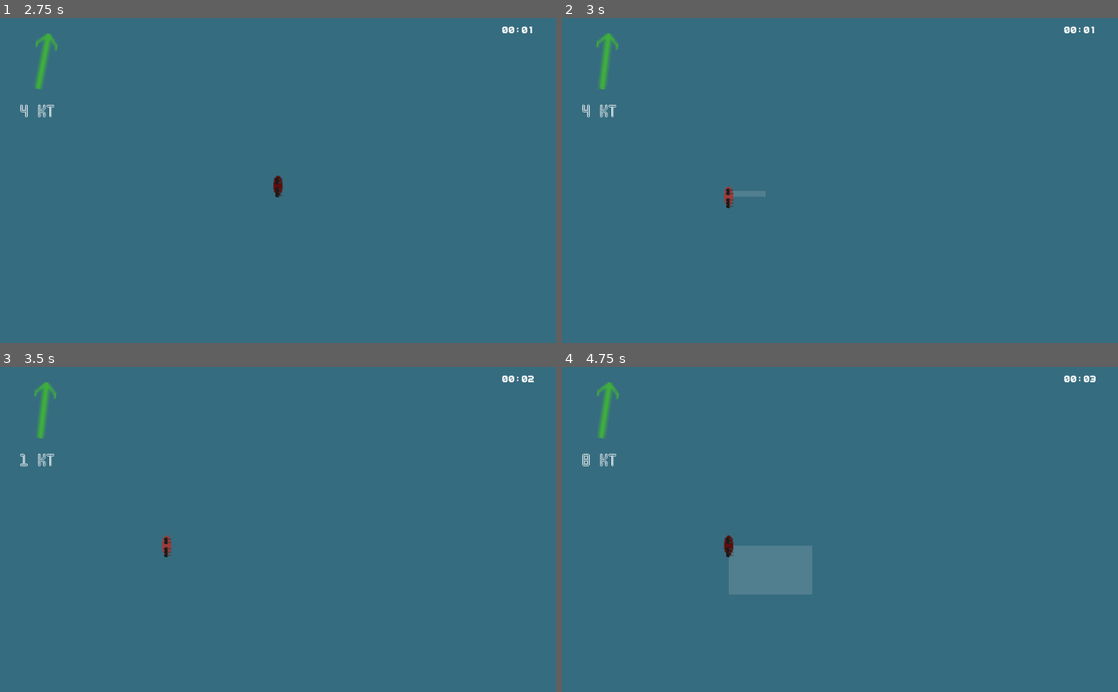
Above: before the commit, frames 1-4 (two rows, left to right).
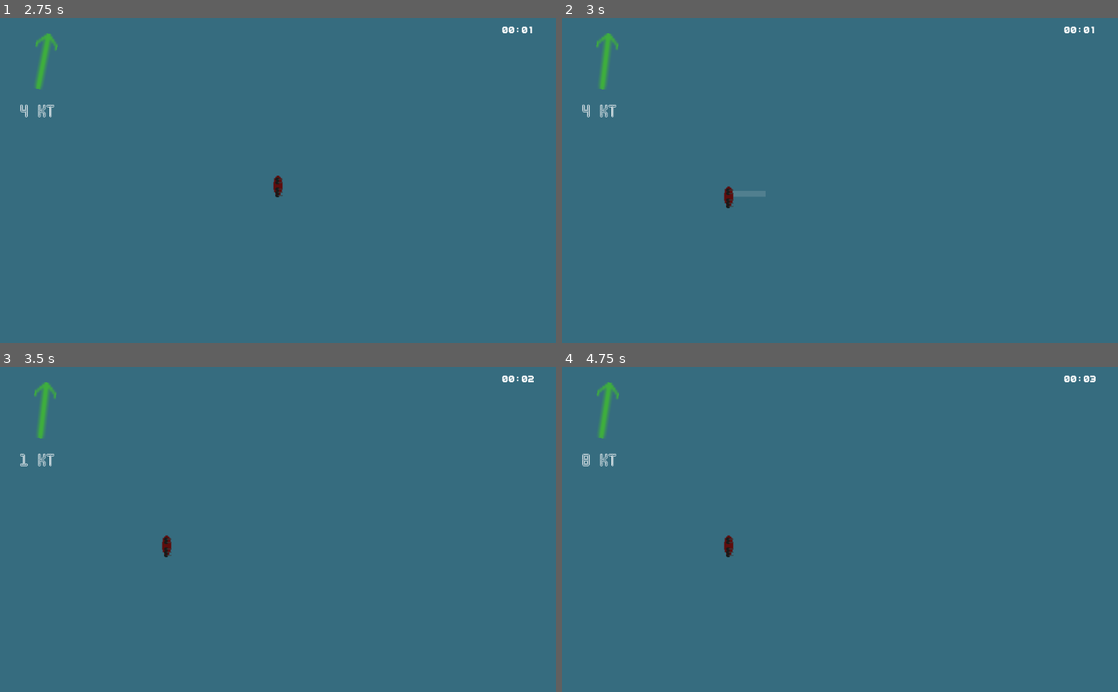
Above: after the commit, the same moments.

Repository: peter-shaw-benson/naval-game
Game: Godot game, scene res://gui/MainMenu.tscn
Same seed, same stepped clock (60 frames per second), same inputs: the game is played once before the commit and once after it.
Inputs (mouse positions are in pixels of both pictures, inside the frame that each line leads up to):
- Up to frame 1 (2.75 s): click "Start Game (New Version)" at 0.5 s; click "Start Game" at 1.25 s; drag from (55, 112) to (278, 187) at 2.02 s
- Up to frame 2 (3 s): drag from (728, 196) to (840, 180) at 2.77 s
- Up to frame 3 (3.5 s): no input
- Up to frame 4 (4.75 s): move the mouse to (895, 458) at 3.52 s; hold S (full ahead) 3.53-4.25 s; click (895, 458) at 3.67 s; tap Enter at 4.25 s; drag from (812, 594) to (728, 545) at 4.27 s

Frame 1 is identical in both runs. In frame 2, less than 0.1% of the frame differs, in the area x 29-31%, y 51-58%; in frame 3, less than 0.1%; in frame 4, 2.2%, in the area x 30-45%, y 55-70%.

Commit message:
migrated to kinematic body and it broke squad selection

Diff:
--- a/Game Map/SelectionBox.gd
+++ b/Game Map/SelectionBox.gd
@@ -35,7 +35,8 @@
 			# this is what actually finds what's selected
 			selected = space.intersect_shape(query)
 
-			# this is empty for some reason
+			# this is empty for some reason –
+			# need to change everything to Kinematic Bodies
 			print(selected)
 			# selected is an array of dicts
 			for item in selected:
--- a/Ships2/CombatUnit.gd
+++ b/Ships2/CombatUnit.gd
@@ -1,4 +1,4 @@
-extends Area2D
+extends KinematicBody2D
 class_name CombatUnit
 
 var unitData: Entity
@@ -147,6 +147,7 @@
 # SELECT / DESELCT
 
 func select():
+	print("ship selected")
 	if faction == GameState.get_playerFaction():
 		selected = true
 		get_node("Sprite").animation = type + "_clicked"
--- a/Ships2/ShipScene.gd
+++ b/Ships2/ShipScene.gd
@@ -341,8 +341,3 @@
 #
 #	for t in turrets:
 #		t.point_to(mouse_position)
-
-
-func _on_Ship_area_entered(area):
-	#print(area.get_class())
-	pass
--- a/Ships2/ShipScene.tscn
+++ b/Ships2/ShipScene.tscn
@@ -52,7 +52,7 @@
 radius = 23.969
 height = 11.4084
 
-[node name="Ship" type="Area2D"]
+[node name="Ship" type="KinematicBody2D"]
 script = ExtResource( 2 )
 detector_scene = ExtResource( 3 )
 Turret = ExtResource( 5 )
@@ -73,4 +73,3 @@
 shape = SubResource( 8 )
 
 [node name="ShotTimer" type="Timer" parent="."]
-[connection signal="area_entered" from="." to="." method="_on_Ship_area_entered"]
--- a/project.godot
+++ b/project.godot
@@ -39,7 +39,7 @@
 "language": "GDScript",
 "path": "res://Entities/Planes/Plane.gd"
 }, {
-"base": "Area2D",
+"base": "KinematicBody2D",
 "class": "CombatUnit",
 "language": "GDScript",
 "path": "res://Ships2/CombatUnit.gd"
